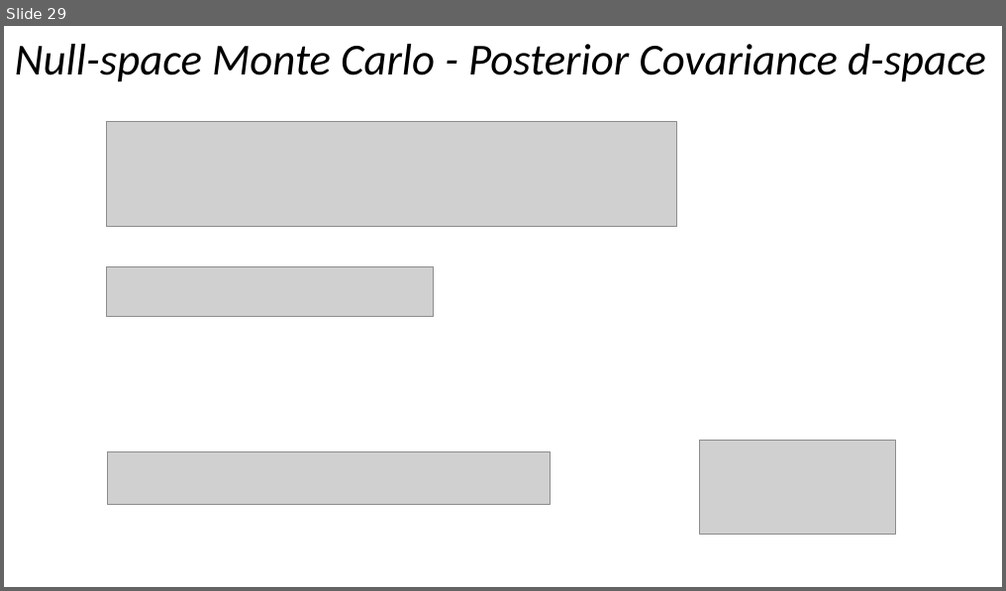
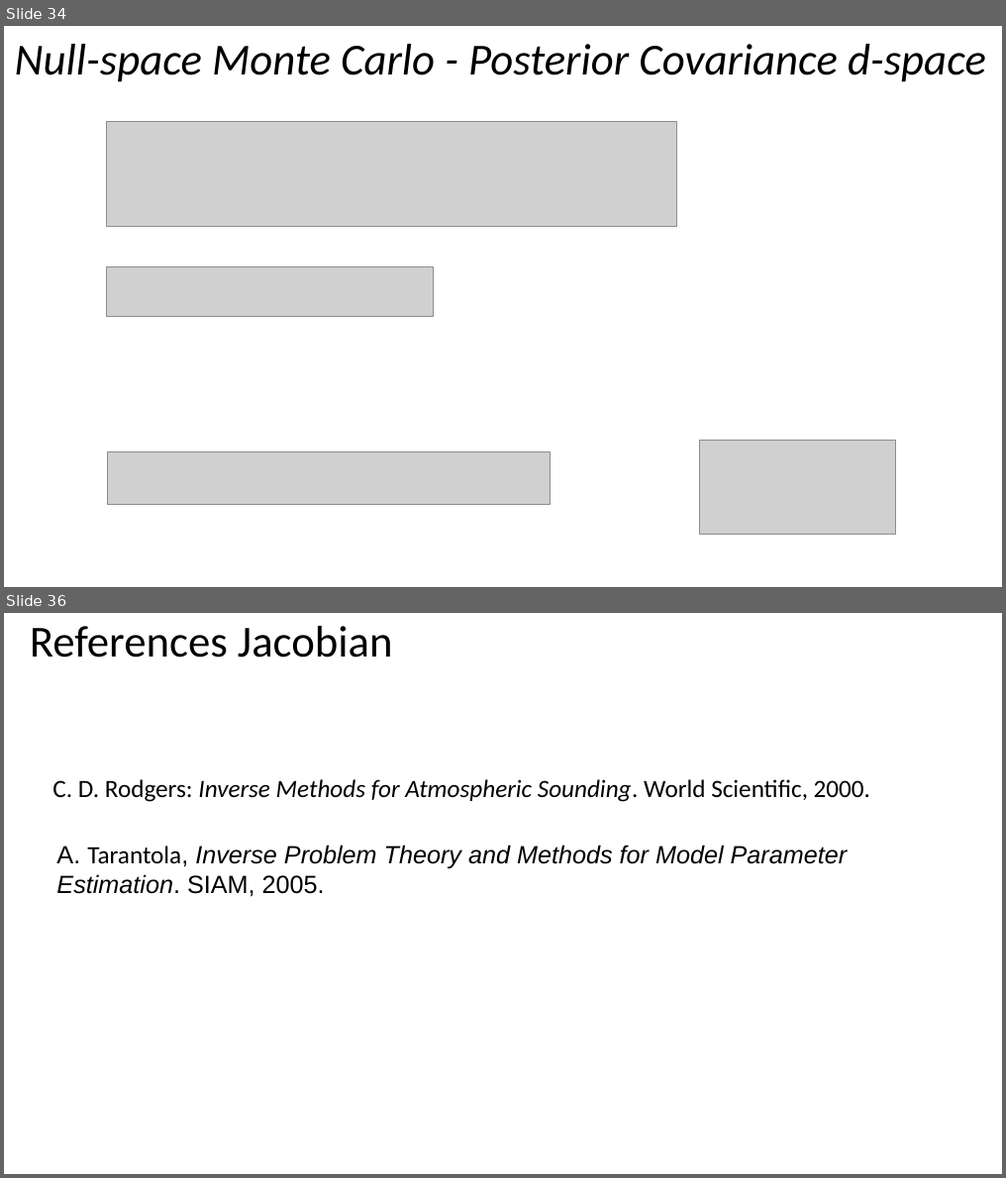
Before and after one commit to volkerrath/JacoPyAn, a slide deck: doc/Rathetal_MT-Jacobians.pptx. Shown one above the other, each under a label of ours: slide 29 before the commit, slides 34 and 36 after it; the slides between them are not shown. The pictures are 1006x591 and 1006x1178 pixels, drawn with LibreOffice and Linux fonts; fonts in the diff are those of the drawing; grey boxes stand for pictures. Boxes give left, top, right and bottom in pixels: in the first picture for what was removed or moved away, otherwise in the second. Text is boxed around its words. In the diff, an @@ line names an element or a change of style, - is before the commit and + after.

Commit message:
Jacobian calculations included (not fully tested!). -DJAC in compiler options will include jacobian stuff, no more _vr/_orig.

```diff
--- a/doc/Rathetal_MT-Jacobians.pptx
+++ b/doc/Rathetal_MT-Jacobians.pptx
@@ slide 36 added at bbox=[4, 613, 1002, 1174], background #FFFFFF @@
@@ title added at bbox=[30, 626, 393, 658], 32 pt, text #000000 @@
+References Jacobian
@@ text added at bbox=[53, 779, 870, 802], 18 pt, text #000000, italic @@
+C. D. Rodgers: Inverse Methods for Atmospheric Sounding. World Scientific, 2000.
@@ text added at bbox=[56, 845, 847, 897], 18 pt, text #000000, italic @@
+A. Tarantola, Inverse Problem Theory and Methods for Model Parameter Estimation. SIAM, 2005.
@@ what was slide 29 is now slide 34 @@
```
Also in this commit, not shown: 7 slides changed, 4 other slides added, 1 slide removed, 37 other files.
